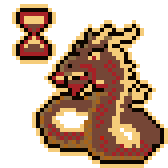
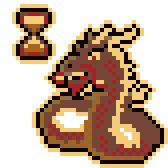
Comparing the layer stacks of the two (168, 168) images. Changes:
painted on "pointer" over (x1=20, y1=12, x2=48, y2=56)
